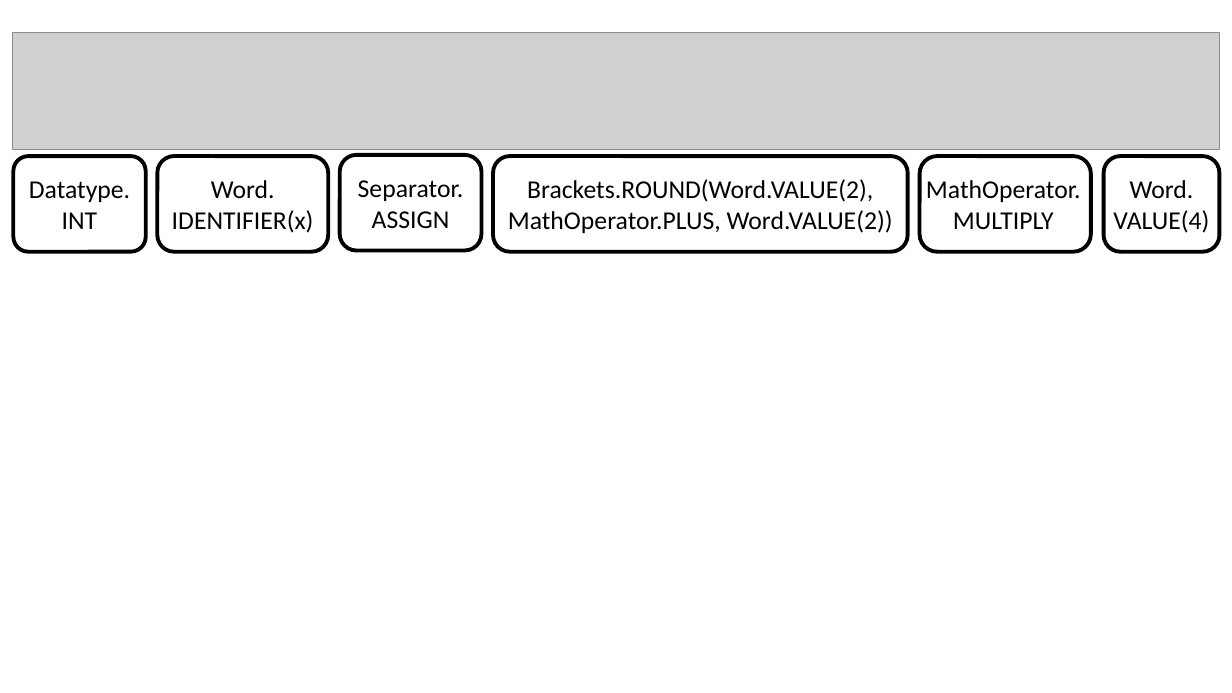
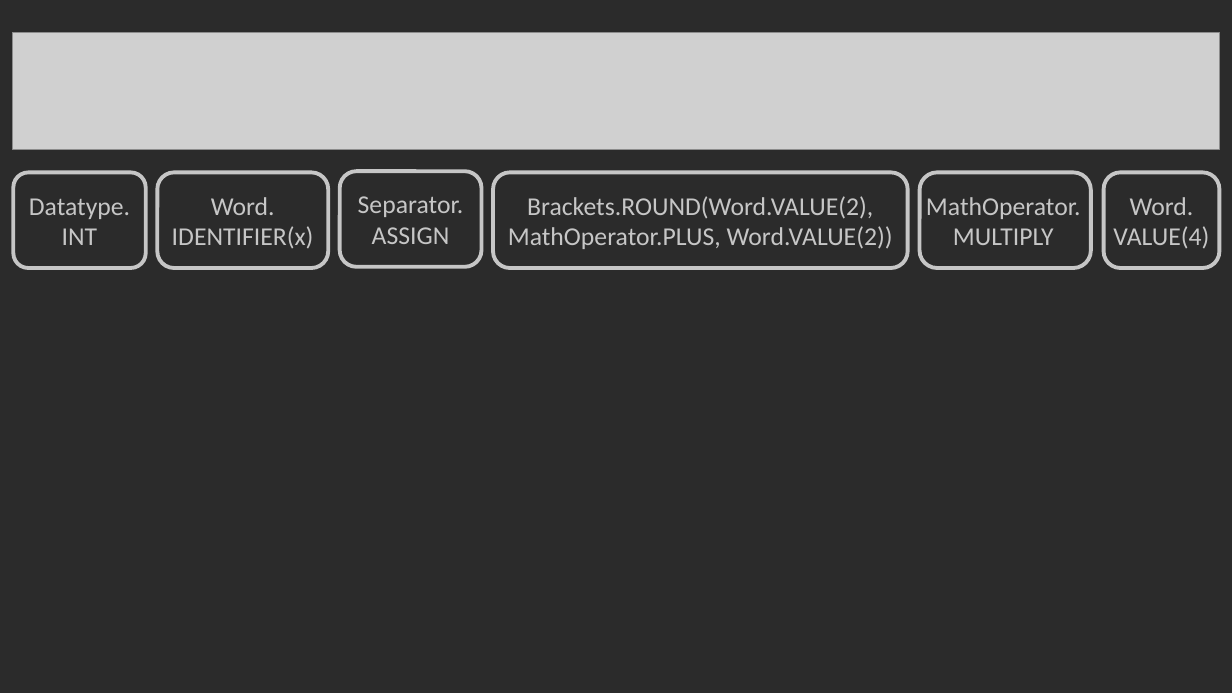
Before and after one commit to Bergschaf/Pyduino, a slide deck: slide 7 of Präsentation/Pyduino_Präsentation.pptx (slide 8 before the commit). Drawn at 1232x693 pixels with LibreOffice and Linux fonts; fonts in the diff are those of the drawing; grey boxes stand for pictures. Boxes give left, top, right and bottom in pixels: in the first picture for what was removed or moved away, otherwise in the second. Text is boxed around its words. In the diff, an @@ line names an element or a change of style, - is before the commit and + after.

```diff
--- a/Präsentation/Pyduino_Präsentation.pptx
+++ b/Präsentation/Pyduino_Präsentation.pptx
@@ background #FFFFFF to #2B2B2B @@
@@ 6 rounded rectangles: place and size @@
-6 rounded rectangles at [13, 155, 1219, 251]
+6 rounded rectangles at [13, 171, 1219, 268]
@@ text colour #000000 to #C6C6C6; outline #000000 3 pt to #C6C6C6 3 pt in 6 elements at [340, 171, 482, 266], [157, 173, 328, 268], [494, 173, 909, 268], [13, 173, 145, 268], [920, 173, 1091, 268], [1104, 173, 1219, 268] @@
```
Also in this commit, not shown: 7 other slides changed, 1 slide added, 2 slides removed, 2 other files.
